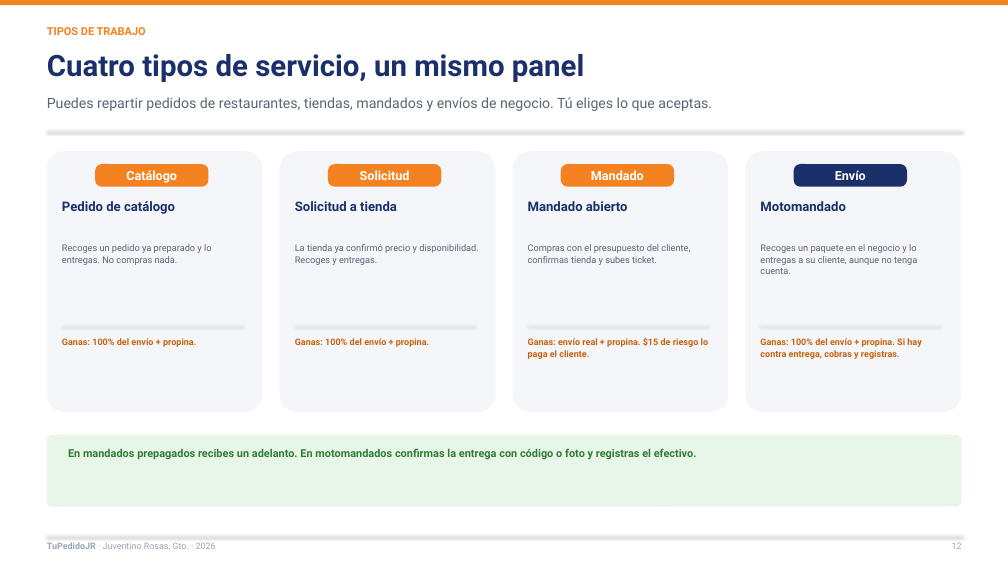
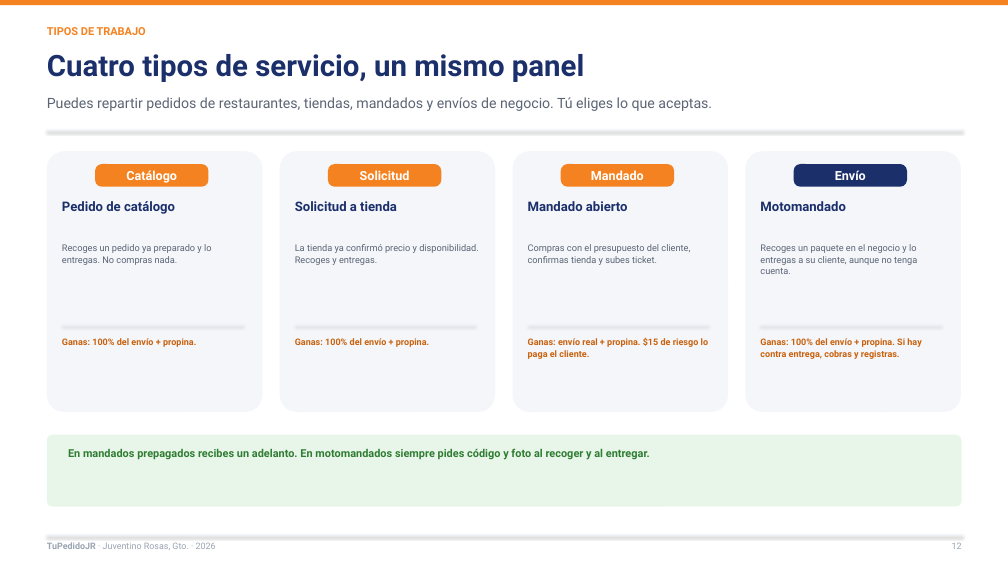
Before and after one commit to Lodoman-old/TuPedidoJR, a slide deck: slide 11 of docs/presentacion/TuPedidoJR_Repartidores_2026.pptx. Drawn at 1008x567 pixels with LibreOffice and Linux fonts; fonts in the diff are those of the drawing. Boxes give left, top, right and bottom in pixels: in the first picture for what was removed or moved away, otherwise in the second. Text is boxed around its words. In the diff, an @@ line names an element or a change of style, - is before the commit and + after.

Commit message:
Exige codigo y foto al recoger y entregar envios

```diff
--- a/docs/presentacion/TuPedidoJR_Repartidores_2026.pptx
+++ b/docs/presentacion/TuPedidoJR_Repartidores_2026.pptx
@@ text at box(68, 448, 650, 460): text changed @@
-En mandados prepagados recibes un adelanto. En motomandados confirmas la entrega con código o foto y registras el efectivo.
+En mandados prepagados recibes un adelanto. En motomandados siempre pides código y foto al recoger y al entregar.
```
Also in this commit, not shown: 8 other files.
